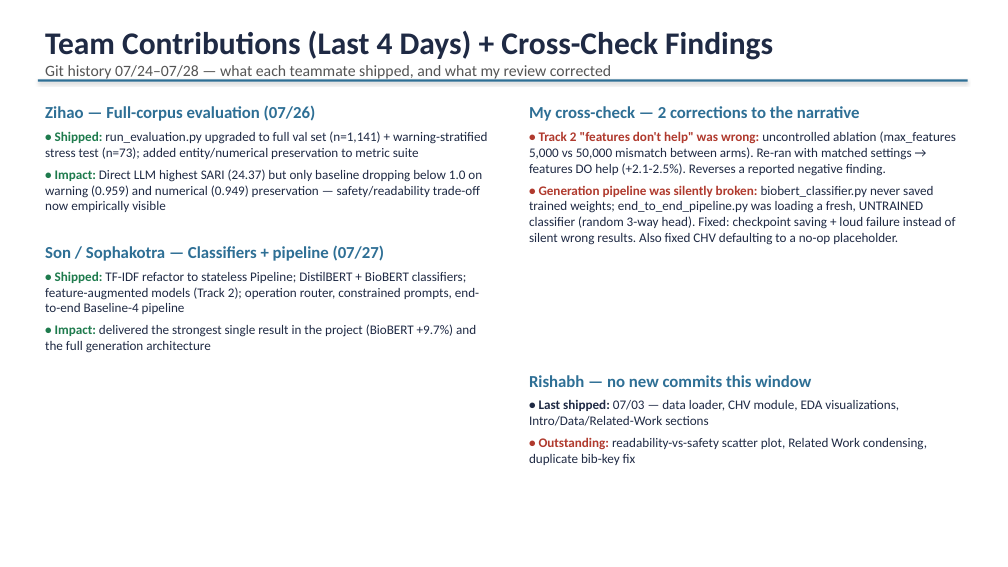
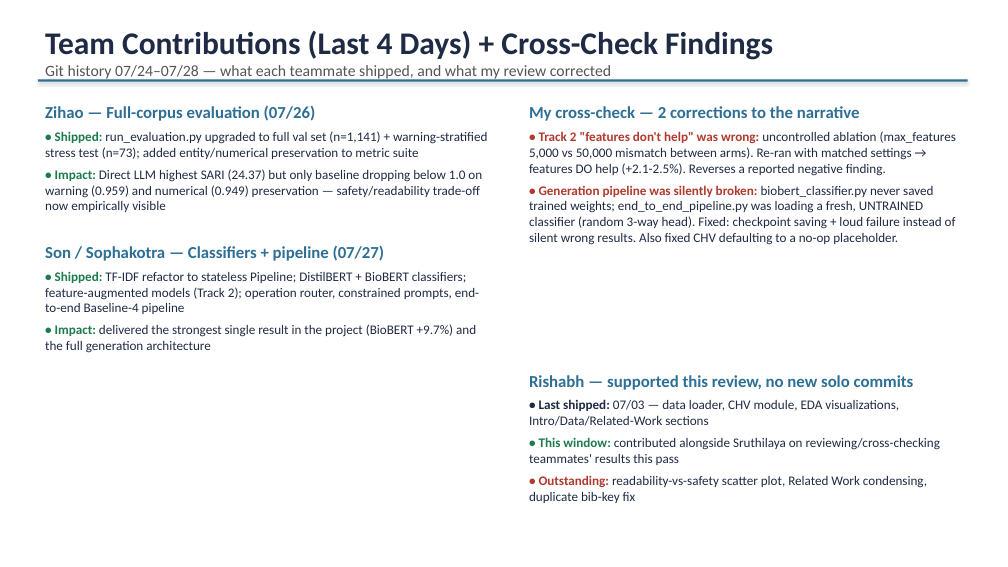
Before and after one commit to ussruthilaya-lang/Operation-aware-biomedical-text-simplification, a slide deck: slide 2 of team/status_update.pptx. Drawn at 1008x567 pixels with LibreOffice and Linux fonts; fonts in the diff are those of the drawing. Boxes give left, top, right and bottom in pixels: in the first picture for what was removed or moved away, otherwise in the second. Text is boxed around its words. In the diff, an @@ line names an element or a change of style, - is before the commit and + after.

Commit message:
updated contributions section in status ppt

```diff
--- a/team/status_update.pptx
+++ b/team/status_update.pptx
@@ text at (x1=529, y1=375, x2=914, y2=390): text changed @@
-Rishabh — no new commits this window
+Rishabh — supported this review, no new solo commits
@@ text at (x1=529, y1=437, x2=941, y2=465): paragraph added @@
+• This window: contributed alongside Sruthilaya on reviewing/cross-checking teammates' results this pass
```
